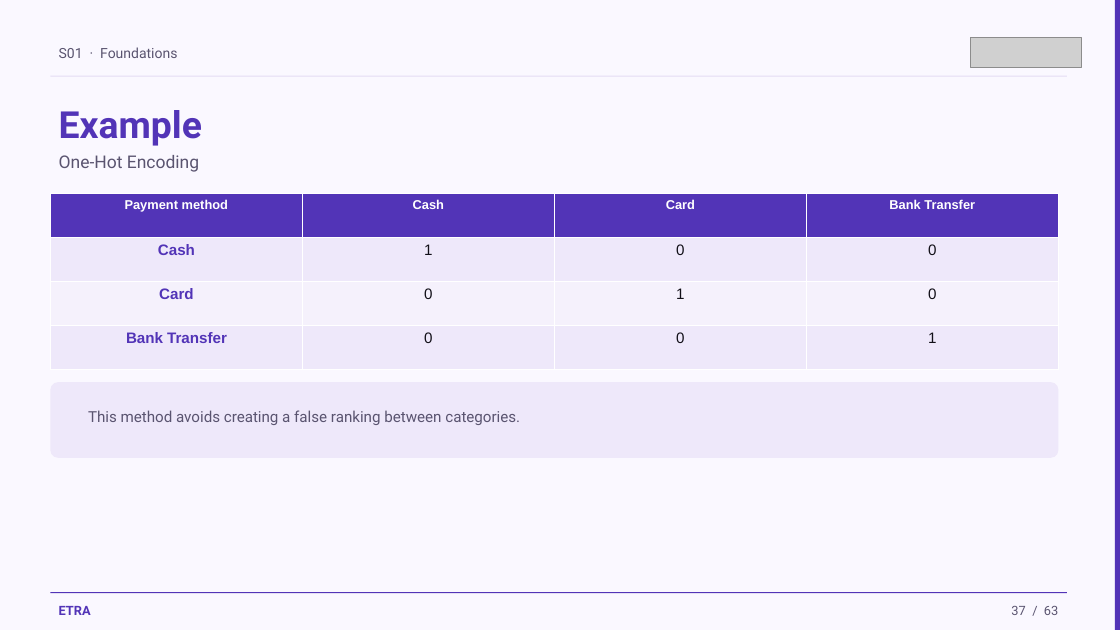
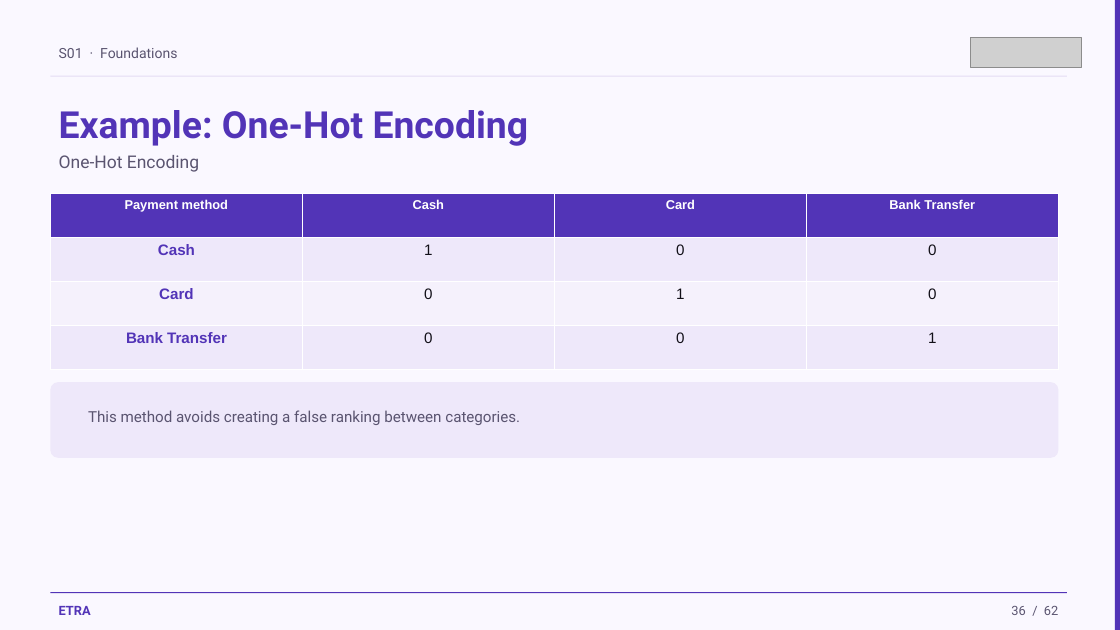
Before and after one commit to iksasa15/AI-ML, a slide deck: slide 36 of web-presentation/pdf-exports/Week1-Session1-Foundations.pptx (slide 37 before the commit). Drawn at 1120x630 pixels with LibreOffice and Linux fonts; fonts in the diff are those of the drawing; grey boxes stand for pictures. Boxes give left, top, right and bottom in pixels: in the first picture for what was removed or moved away, otherwise in the second. Text is boxed around its words. In the diff, an @@ line names an element or a change of style, - is before the commit and + after.

```diff
--- a/web-presentation/pdf-exports/Week1-Session1-Foundations.pptx
+++ b/web-presentation/pdf-exports/Week1-Session1-Foundations.pptx
@@ text at <box>59,110,529,146</box>: text changed @@
-Example
+Example: One-Hot Encoding
@@ text at <box>1011,606,1058,615</box>: text changed @@
-37 / 63
+36 / 62
```
Also in this commit, not shown: 59 other slides changed, 1 slide added, 2 slides removed, 1 other file.
